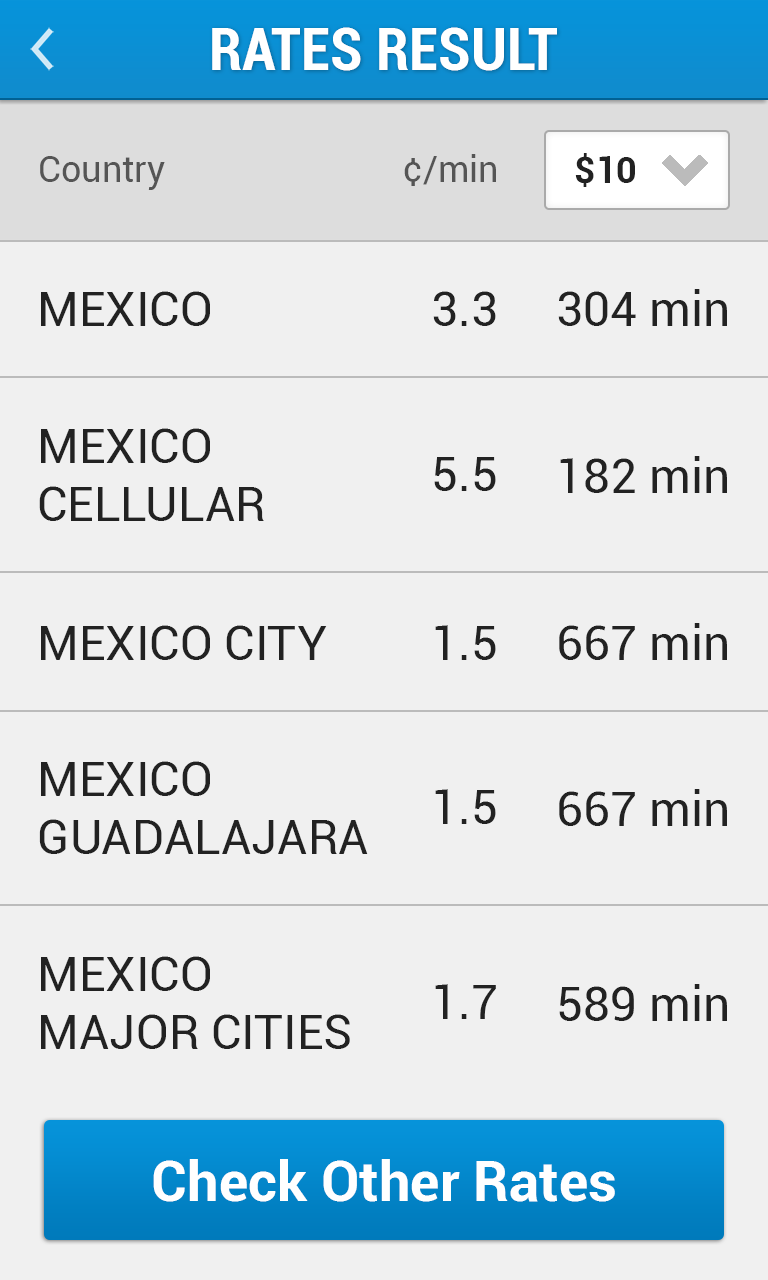
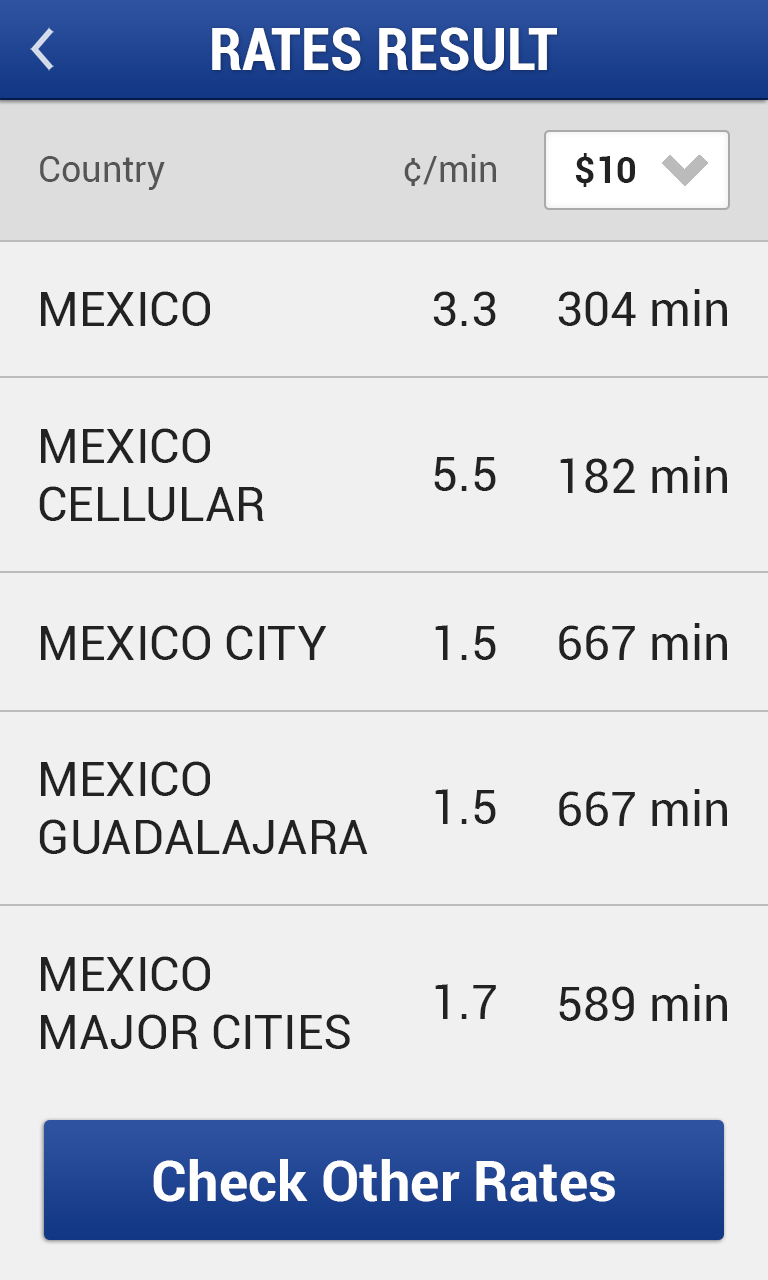
Before/after of a 768x1280 layered artwork. What changed in the layer stack:
pixels changed over bbox(0, 0, 768, 1240) (layer not identified)
